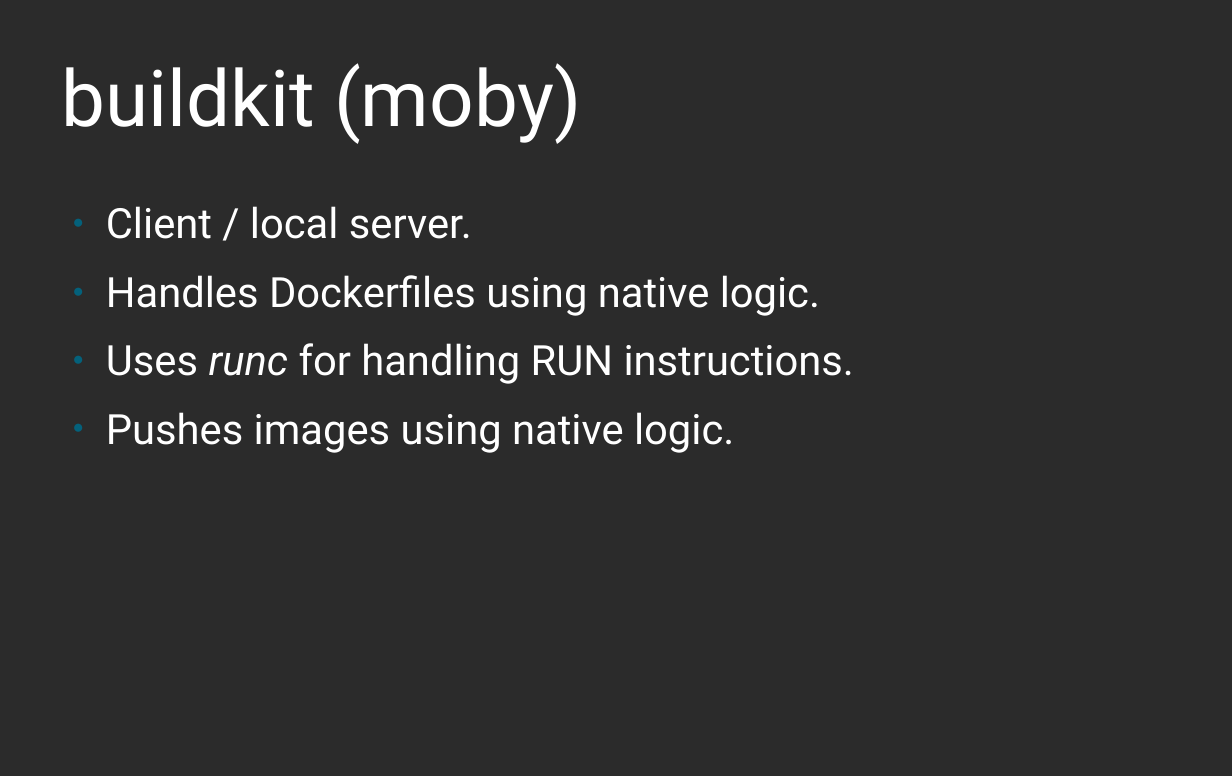
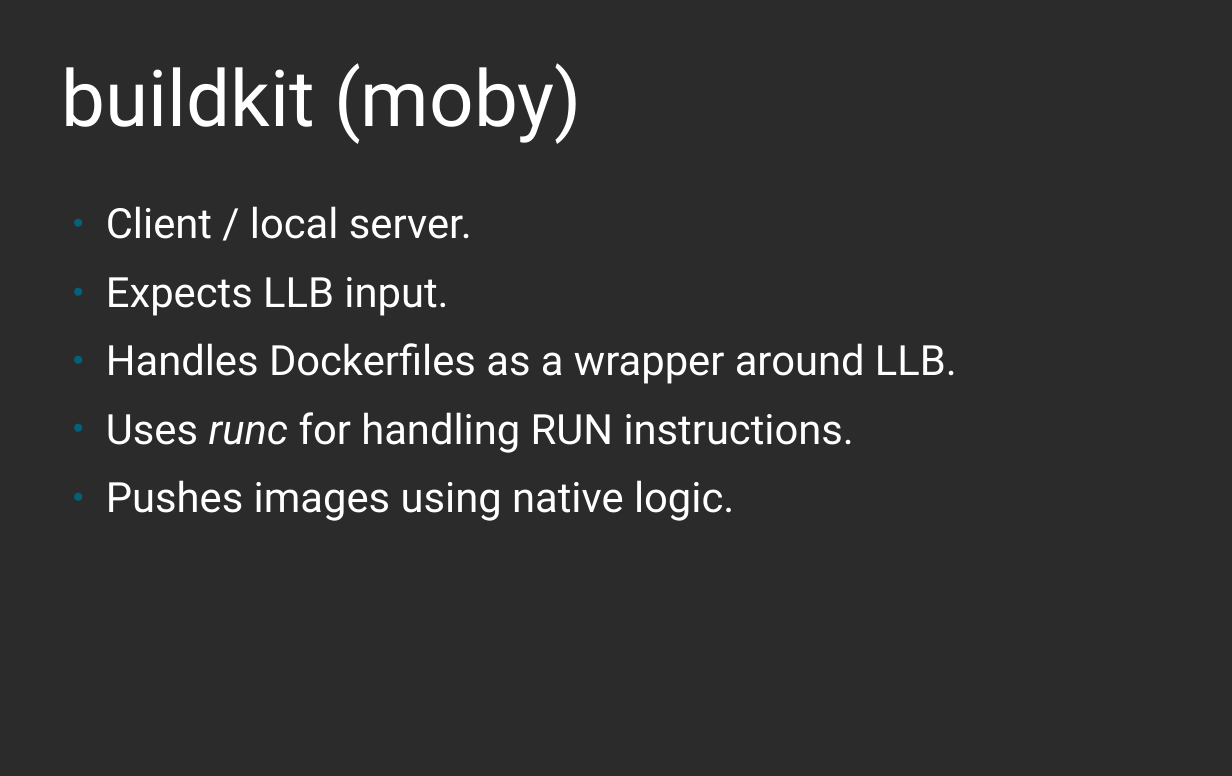
Before and after one commit to nalind/devconf.us-2018, a slide deck: slide 30 of images.odp (slide 28 before the commit). Drawn at 1232x776 pixels with LibreOffice and Linux fonts; fonts in the diff are those of the drawing; background and template pictures are left out; a plain dark background stands for a picture behind light text. Boxes give left, top, right and bottom in pixels: in the first picture for what was removed or moved away, otherwise in the second. Text is boxed around its words. In the diff, an @@ line names an element or a change of style, - is before the commit and + after.

```diff
--- a/images.odp
+++ b/images.odp
@@ text at <box>106,277,957,384</box>: text changed @@
-● Handles Dockerfiles using native logic.
+● Expects LLB input.
+● Handles Dockerfiles as a wrapper around LLB.
```
Also in this commit, not shown: 5 other slides changed, 2 slides added.
